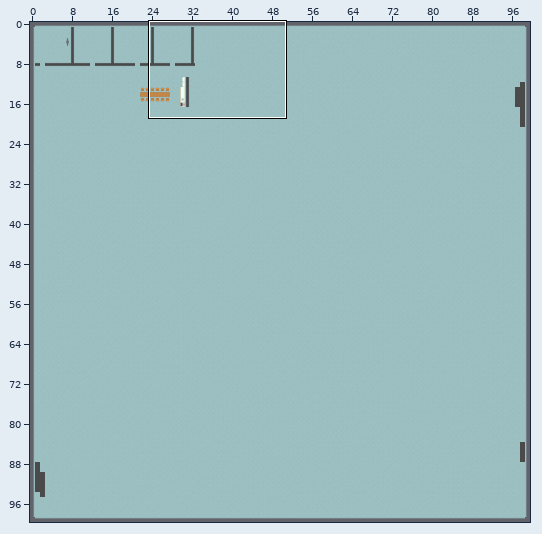
One commit to this Tiled map: maps/clab_map.tmx. The picture above shows the old version from afar; the outline marks the close-up.
Close-up. The starting point:
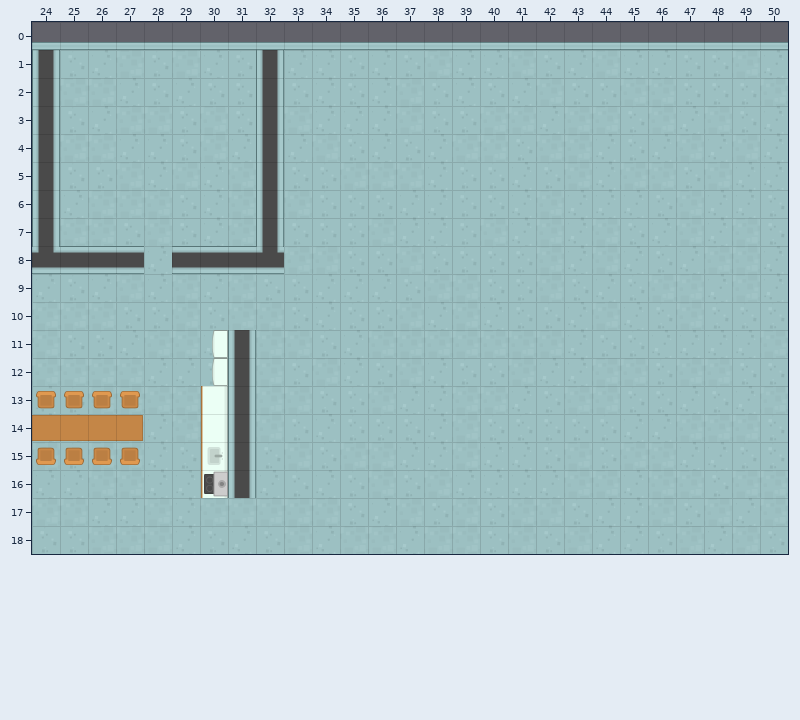
Cells are 64x64 px. Shown: x 24..50, y 0..18. The commit also changed other parts of the map, which this record leaves out.
Once edited:
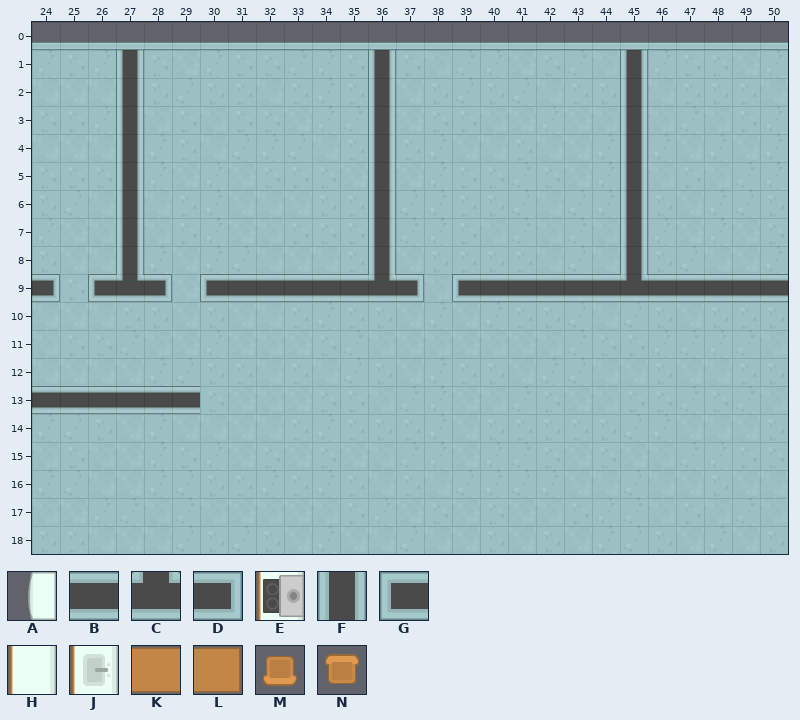
Key: from "tiles": A 269 turned 270, B 281, C 283, D 284, E 295 turned 270, F 308, G 312, H 320 turned 270, J 322 turned 270, K 453, L 454, M 528, N 528 turned 180.
_ is an empty cell, . an unchanged one.
From old to new:
--- layer "Walls"
@@ x 24..50 @@
- 1 F.._....F..._........_.....
- 2 F.._....F..._........_.....
- 3 F.._....F..._........_.....
- 4 F.._....F..._........_.....
- 5 F.._....F..._........_.....
- 6 F.._....F..._........_.....
- 7 F.._....F..._........_.....
- 8 CBBB.BBBC..._........_.....
- 9 _.___.________.____________
+ 1 _..F...._...F........F.....
+ 2 _..F...._...F........F.....
+ 3 _..F...._...F........F.....
+ 4 _..F...._...F........F.....
+ 5 _..F...._...F........F.....
+ 6 _..F...._...F........F.....
+ 7 _..F...._...F........F.....
+ 8 ___F.____...F........F.....
+ 9 D.GCD.GBBBBBCD.GBBBBBCBBBBB
@@ x 24..31 @@
-11 ......AF
-12 ......AF
-13 NNNN__HF
-14 KKKL..HF
-15 MMMM..JF
-16 ......EF
+11 ......__
+12 ......__
+13 BBBBBB__
+14 ____..__
+15 ____..__
+16 ......__
